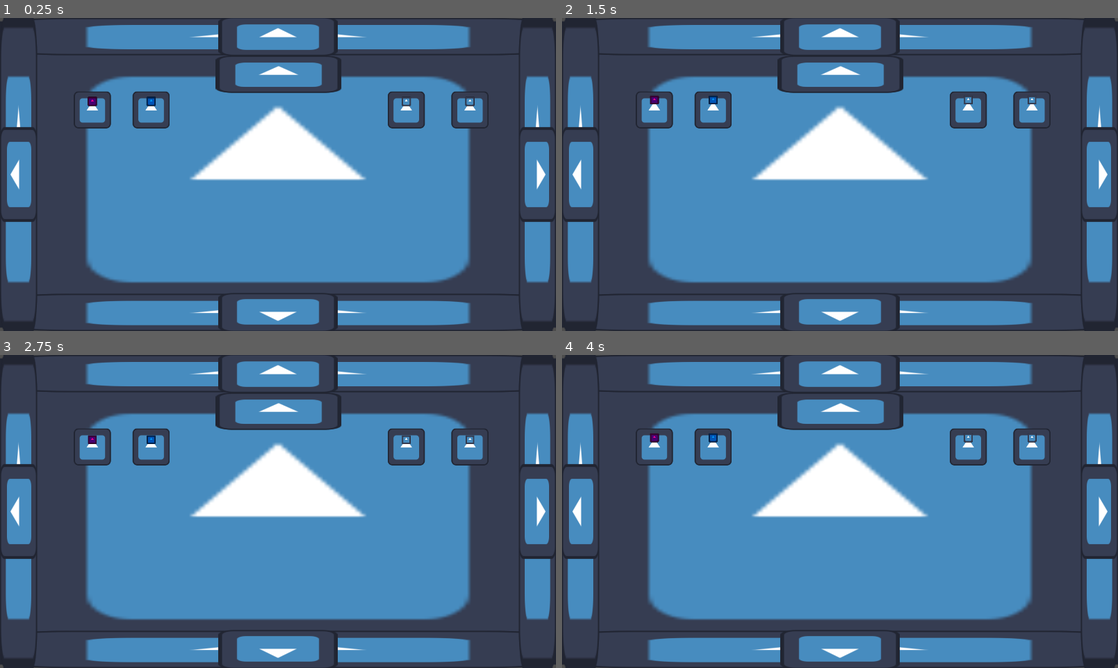
Above: before the commit, frames 1-4 (two rows, left to right).
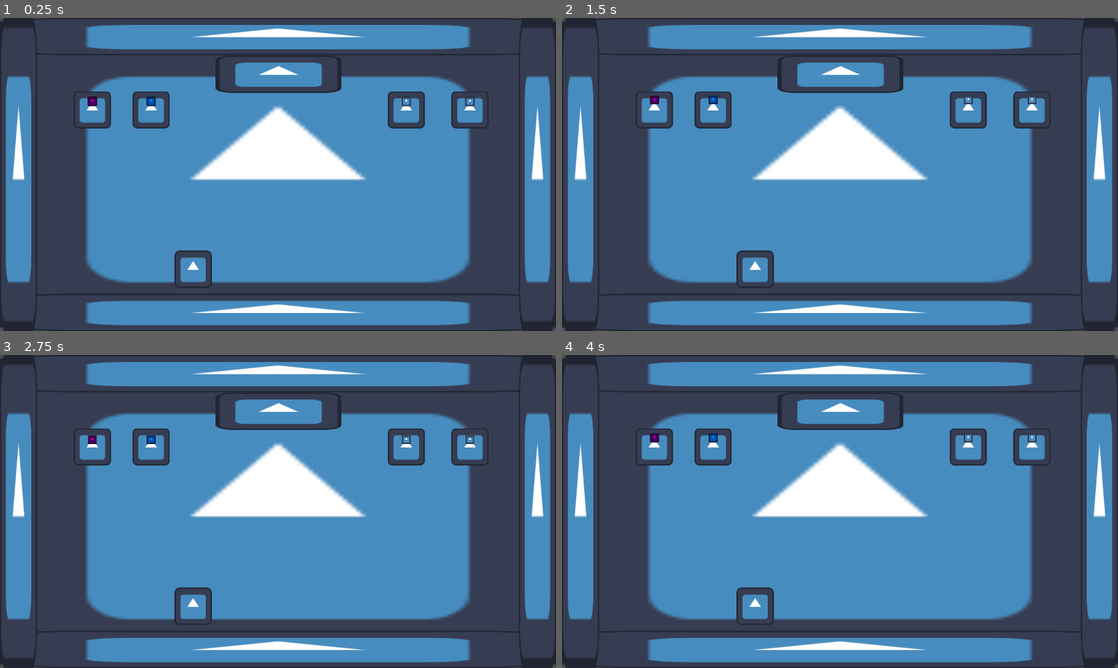
Above: after the commit, the same moments.

Repository: MamaDespik/GGJ-1
Game: Godot game, scene res://Levels/shop_floor.tscn
Two runs of this game, one before a commit and one after it. Both use one fixed random seed, a clock stepped at 60 frames per second and the inputs below. This scene is started directly instead of the project's main scene. The engine's default icon, where the game draws it, is replaced by a stand-in: a white triangle on a blue panel in a dark square. Sound files missing from this copy of the repository are replaced by a short silence.
Inputs (mouse positions are in pixels of both pictures, inside the frame that each line leads up to):
- Up to frame 1 (0.25 s): no input
- Up to frame 2 (1.5 s): tap Enter (ui_accept) at 0.5, 0.77, 0.8, 1.07, 1.25, 1.35 s; move the mouse to (962, 158) at 0.52 s; press the mouse at (962, 158) at 0.53 s; hold D (move_right) 0.53-1.28 s; move the mouse to (728, 190) at 1.27 s; release the mouse at (728, 190) at 1.28 s; hold S (move_down) from 1.28 s (still down)
- Up to frame 3 (2.75 s): tap Enter (ui_accept) at 1.52, 1.82, 2.3 s; click (166, 527) at 1.55 s; move the mouse to (333, 442) at 2.02 s; release S (move_down) at 2.03 s; hold D (move_right) from 2.03 s (still down); hold Mouse wheel up (change_highlight_left) from 2.03 s (still down)
- Up to frame 4 (4 s): tap Enter (ui_accept) at 2.75, 3.02, 3.32, 3.77, 3.8 s; move the mouse to (812, 574) at 2.77 s; release D (move_right) at 2.78 s; release Mouse wheel up (change_highlight_left) at 2.78 s; hold W (move_up) 2.78-3.53 s; tap Mouse wheel down (change_highlight_right) at 2.85 s; click (812, 574) at 3.05 s; move the mouse to (1006, 558) at 3.52 s; press the mouse at (1006, 558) at 3.53 s; hold A (move_left) from 3.53 s (still down)

The runs differ from the first frame. In frame 1, 3.9% of the frame differs, in the area x 0-100%, y 0-100%; in frame 2, 3.9%; in frame 3, 3.9%; in frame 4, 3.9%.

Commit message:
Start of Card Culling from Deck

Diff:
--- a/godovelopment-game-jam-1/Cards/card.gd
+++ b/godovelopment-game-jam-1/Cards/card.gd
@@ -31,8 +31,6 @@
 	return
 
 func _input(event):
-	#if event.is_action_pressed("ui_accept"): #DEBUG
-		#if is_highlighted: flip()
 	if event.is_action_pressed("select"):
 		if is_highlighted:
 			use()
--- a/godovelopment-game-jam-1/Cards/card_picker.gd
+++ b/godovelopment-game-jam-1/Cards/card_picker.gd
@@ -24,8 +24,6 @@
 	current_cost = new_choice_starting_cost
 	hand.card_removed.connect(_on_hand_card_removed)
 	hide()
-	#player.gold_count = 100 #DEBUG
-	#pick_cards() #DEBUG
 	return
 
 func pick_cards():
--- a/godovelopment-game-jam-1/Cards/cards_container.gd
+++ b/godovelopment-game-jam-1/Cards/cards_container.gd
@@ -49,9 +49,7 @@
 	return
 
 func draw_hand():
-	#for i in hand.hand_size:
-		#hand.add_card(draw_pile.draw())
-	while hand.cards.size() < hand.hand_size:
+	while hand.cards.size() < hand.hand_size and draw_pile.cards.size() > 0:
 		hand.add_card(draw_pile.draw())
 	return
 
--- a/godovelopment-game-jam-1/Levels/item_pedestal.gd
+++ b/godovelopment-game-jam-1/Levels/item_pedestal.gd
@@ -40,7 +40,7 @@
 func _on_player_detector_body_entered(_body: Node2D) -> void:
 	if is_instance_valid(item):
 		purchase_label.show()
-		description_label.text = item.drop_deascription
+		description_label.text = item.drop_description
 		description_label.show()
 	ready_to_buy = true
 	return
--- a/godovelopment-game-jam-1/Levels/item_pedestal.tscn
+++ b/godovelopment-game-jam-1/Levels/item_pedestal.tscn
@@ -11,6 +11,13 @@
 
 [sub_resource type="LabelSettings" id="LabelSettings_hybfd"]
 font_size = 30
+outline_size = 4
+outline_color = Color(0, 0, 0, 1)
+
+[sub_resource type="LabelSettings" id="LabelSettings_tfthc"]
+font_size = 30
+outline_size = 4
+outline_color = Color(0, 0, 0, 1)
 
 [node name="ItemPedestal" type="Node2D"]
 script = ExtResource("1_hybfd")
@@ -52,7 +59,7 @@
 offset_bottom = 100.0
 text = "Item Description
 "
-label_settings = SubResource("LabelSettings_hybfd")
+label_settings = SubResource("LabelSettings_tfthc")
 horizontal_alignment = 1
 
 [node name="ItemContainer" type="Node2D" parent="."]
--- a/godovelopment-game-jam-1/Levels/shop_floor.gd
+++ b/godovelopment-game-jam-1/Levels/shop_floor.gd
@@ -3,8 +3,6 @@
 
 func _ready() -> void:
 	super()
-	start_room.locked = true
-	start_room.set_doors()
 	start_room.room_cleared.connect(_on_room_cleared)
 	start_room.player = player
 	start_room.set_player()
--- a/godovelopment-game-jam-1/Levels/shop_room.gd
+++ b/godovelopment-game-jam-1/Levels/shop_room.gd
@@ -2,30 +2,71 @@
 class_name ShopRoom
 
 @export var relic_scenes:Array[PackedScene]
+@export var discard_cost:int = 5
 
 var ready_to_exit:bool = false
+var ready_to_discard:bool = false
+var discarding:bool = false
+var deck:CardPile
 
 @onready var exit_label: Label = $ShopExit/ExitLabel
+@onready var discard_label: Label = $CardDiscardZone/DiscardLabel
 @onready var pedestal_container: Node2D = $PedestalContainer
 @onready var relic_1_pedistal: ItemPedestal = $PedestalContainer/Relic1Pedistal
 @onready var relic_2_pedistal: ItemPedestal = $PedestalContainer/Relic2Pedistal
+@onready var hand: Hand = $CardDiscardZone/Hand
 
 func _ready() -> void:
 	relic_1_pedistal.item_scene = relic_scenes.pick_random()
 	relic_1_pedistal.add_item()
 	relic_2_pedistal.item_scene = relic_scenes.pick_random()
 	relic_2_pedistal.add_item()
+	hand.card_removed.connect(_on_hand_card_removed)
+	exit_north = false
+	exit_south = false
+	exit_east = false
+	exit_west = false
+	locked = true
+	super()
 	return
 
 func _input(event: InputEvent) -> void:
 	if event.is_action_pressed("select"):
 		if ready_to_exit:
 			room_cleared.emit()
+		if discarding:
+			if player.gold_count < discard_cost:
+				get_viewport().set_input_as_handled()
+				print("Can't afford discard.")
+			else:
+				player.gold_count -= discard_cost
+				print("Charged for discard.")
+		elif ready_to_discard:
+			start_discard()
 	return
 
 func set_player():
 	for item_pedestal:ItemPedestal in pedestal_container.get_children():
 		item_pedestal.player = player
+	return
+
+func start_discard():
+	discarding = true
+	#TODO display prompt to discard for cost
+	for i in deck.cards.size():
+		var card:Card = deck.draw()
+		card.simulated = true
+		hand.add_card(card)
+	return
+
+func stop_discard():
+	discarding = false
+	var cards_to_remove:Array[Card]
+	for unpicked_card:Card in hand.cards:
+		unpicked_card.simulated = false
+		cards_to_remove.append(unpicked_card)
+	for card_to_remove:Card in cards_to_remove:
+		hand.remove_card(card_to_remove)
 	return
 
 func _on_exit_player_detector_body_entered(_body: Node2D) -> void:
@@ -37,3 +78,22 @@
 	ready_to_exit = false
 	exit_label.hide()
 	return
+
+func _on_discard_player_detector_body_entered(_body: Node2D) -> void:
+	ready_to_discard = true
+	discard_label.show()
+	return
+
+func _on_discard_player_detector_body_exited(_body: Node2D) -> void:
+	ready_to_discard = false
+	discard_label.hide()
+	stop_discard()
+	return
+
+func _on_hand_card_removed(card:Card):
+	if discarding:
+		card.queue_free()
+	else:
+
+		deck.add_card(card)
+	return
--- a/godovelopment-game-jam-1/Levels/shop_room.tscn
+++ b/godovelopment-game-jam-1/Levels/shop_room.tscn
@@ -7,16 +7,23 @@
 [ext_resource type="PackedScene" uid="uid://bgb536ilpkcd4" path="res://Levels/item_pedestal.tscn" id="4_5pmfr"]
 [ext_resource type="PackedScene" uid="uid://u16bqjtub8x" path="res://Drops/heart_drop.tscn" id="5_ym2sa"]
 [ext_resource type="PackedScene" uid="uid://cqmtr2xjgp8eu" path="res://Drops/shield_drop.tscn" id="6_qt6ip"]
+[ext_resource type="PackedScene" uid="uid://dfbubca2bprgq" path="res://Cards/hand.tscn" id="8_qt6ip"]
 
 [sub_resource type="LabelSettings" id="LabelSettings_4ryim"]
 font_size = 30
+outline_size = 4
+outline_color = Color(0, 0, 0, 1)
 
 [sub_resource type="RectangleShape2D" id="RectangleShape2D_xtyhm"]
 size = Vector2(94.9677, 97)
 
+[sub_resource type="RectangleShape2D" id="RectangleShape2D_ym2sa"]
+size = Vector2(128, 127)
+
 [node name="ShopRoom" instance=ExtResource("1_rex1t")]
 script = ExtResource("2_bkljo")
 relic_scenes = Array[PackedScene]([ExtResource("3_ym2sa")])
+discard_cost = 5
 
 [node name="ShopExit" type="Node2D" parent="." index="11"]
 
@@ -65,5 +72,35 @@
 position = Vector2(1623, 317)
 cost = 10
 
+[node name="CardDiscardZone" type="Node2D" parent="." index="13"]
+
+[node name="DiscardLabel" type="Label" parent="CardDiscardZone" index="0"]
+visible = false
+offset_left = 507.0
+offset_top = 939.0
+offset_right = 839.0
+offset_bottom = 981.0
+text = "Select to discard cards."
+label_settings = SubResource("LabelSettings_4ryim")
+justification_flags = 162
+
+[node name="Sprite2D" type="Sprite2D" parent="CardDiscardZone" index="1"]
+position = Vector2(667, 867)
+texture = ExtResource("3_4ryim")
+
+[node name="DiscardPlayerDetector" type="Area2D" parent="CardDiscardZone/Sprite2D" index="0"]
+collision_layer = 0
+collision_mask = 2
+
+[node name="CollisionShape2D" type="CollisionShape2D" parent="CardDiscardZone/Sprite2D/DiscardPlayerDetector" index="0"]
+position = Vector2(0, -0.5)
+shape = SubResource("RectangleShape2D_ym2sa")
+
+[node name="Hand" parent="CardDiscardZone" index="2" instance=ExtResource("8_qt6ip")]
+position = Vector2(959, 567)
+scale = Vector2(2, 2)
+
 [connection signal="body_entered" from="ShopExit/Sprite2D/ExitPlayerDetector" to="." method="_on_exit_player_detector_body_entered"]
 [connection signal="body_exited" from="ShopExit/Sprite2D/ExitPlayerDetector" to="." method="_on_exit_player_detector_body_exited"]
+[connection signal="body_entered" from="CardDiscardZone/Sprite2D/DiscardPlayerDetector" to="." method="_on_discard_player_detector_body_entered"]
+[connection signal="body_exited" from="CardDiscardZone/Sprite2D/DiscardPlayerDetector" to="." method="_on_discard_player_detector_body_exited"]
--- a/godovelopment-game-jam-1/game.gd
+++ b/godovelopment-game-jam-1/game.gd
@@ -43,6 +43,7 @@
 	current_floor.player = player
 	current_floor.floor_cleared.connect(_on_shop_cleared)
 	floor_container.add_child(current_floor)
+	current_floor.start_room.deck = cards_container.draw_pile
 	return
 
 func clear_hand():
Not shown: 1 places in godovelopment-game-jam-1/Levels/item_pedestal.tscn that only renumber resources
Not shown: 1 places in godovelopment-game-jam-1/Levels/shop_room.tscn that only renumber resources
Not shown, changed: TODO.txt
